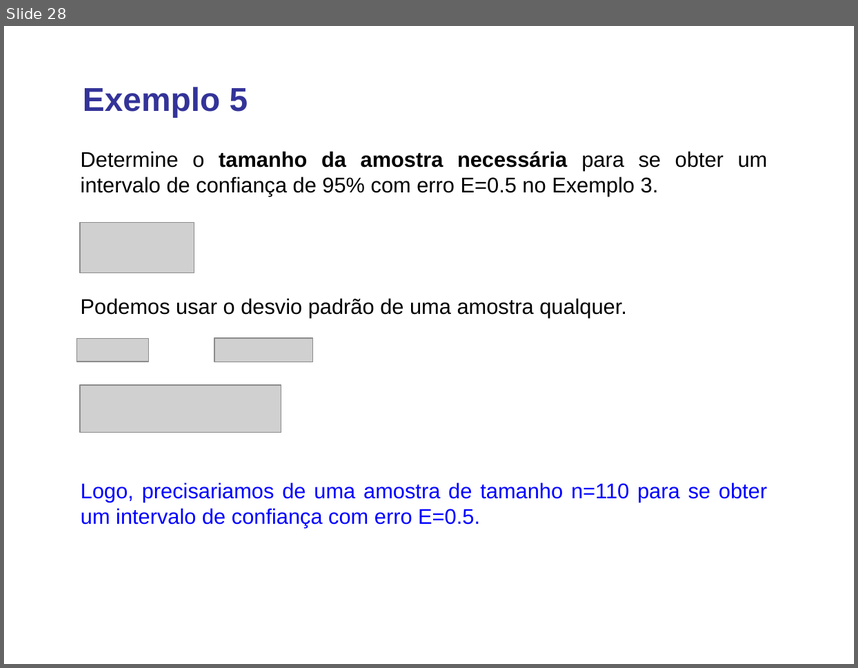
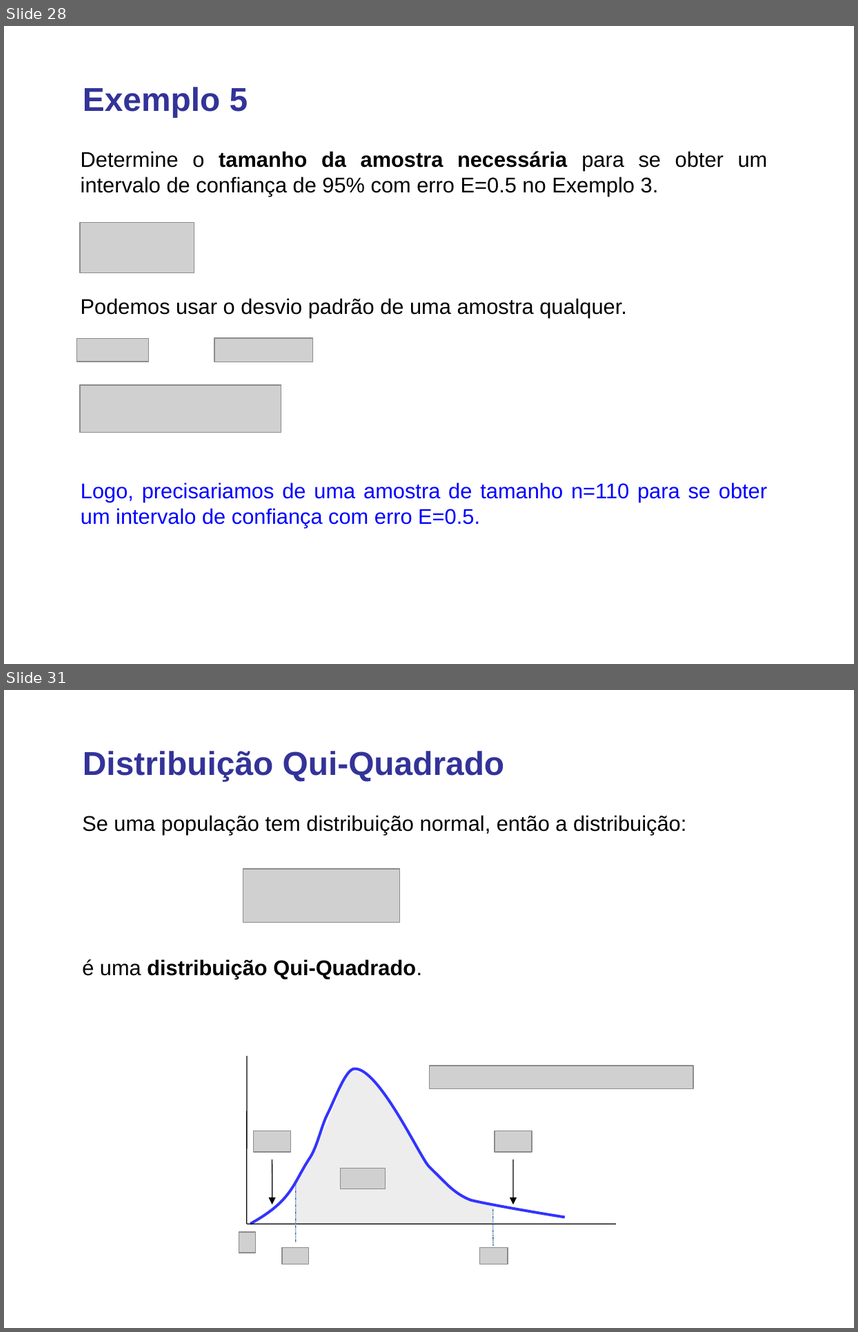
Before and after one commit to lansaviniec/estatistica, a slide deck: 7 estimativas e tamanhos amostrais.ppt. Shown one above the other, each under a label of ours: slide 28 before the commit, slides 28 and 31 after it; the slides between them are not shown. The pictures are 858x668 and 858x1332 pixels, drawn with LibreOffice and Linux fonts; fonts in the diff are those of the drawing; grey boxes stand for pictures; background and template pictures are left out. Boxes give left, top, right and bottom in pixels: in the first picture for what was removed or moved away, otherwise in the second. Text is boxed around its words. In the diff, an @@ line names an element or a change of style, - is before the commit and + after.

```diff
--- a/7 estimativas e tamanhos amostrais.ppt
+++ b/7 estimativas e tamanhos amostrais.ppt
@@ slide 31 added at [4,690,854,1328], background #FFFFFF @@
@@ text added at [83,751,505,781], 28 pt, text #333399, bold @@
+Distribuição Qui-Quadrado
@@ text added at [82,815,686,834], 18 pt, text #000000 @@
+Se uma população tem distribuição normal, então a distribuição:
@@ picture added at [243,869,400,922] @@
@@ text added at [82,959,422,978], 18 pt, text #000000, bold @@
+é uma distribuição Qui-Quadrado.
@@ group added at [239,1056,693,1264]: 7 pictures, 4 lines, 2 freeform shapes, 2 arrows @@
```
Also in this commit, not shown: 9 other slides added.
